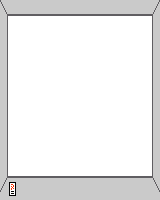
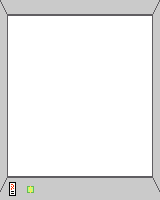
The second 160×200 image is a revision of the first. Changes to its layers:
added layer "Money Sprite" above "Leaflet Sprite" over (27, 186, 34, 193)
